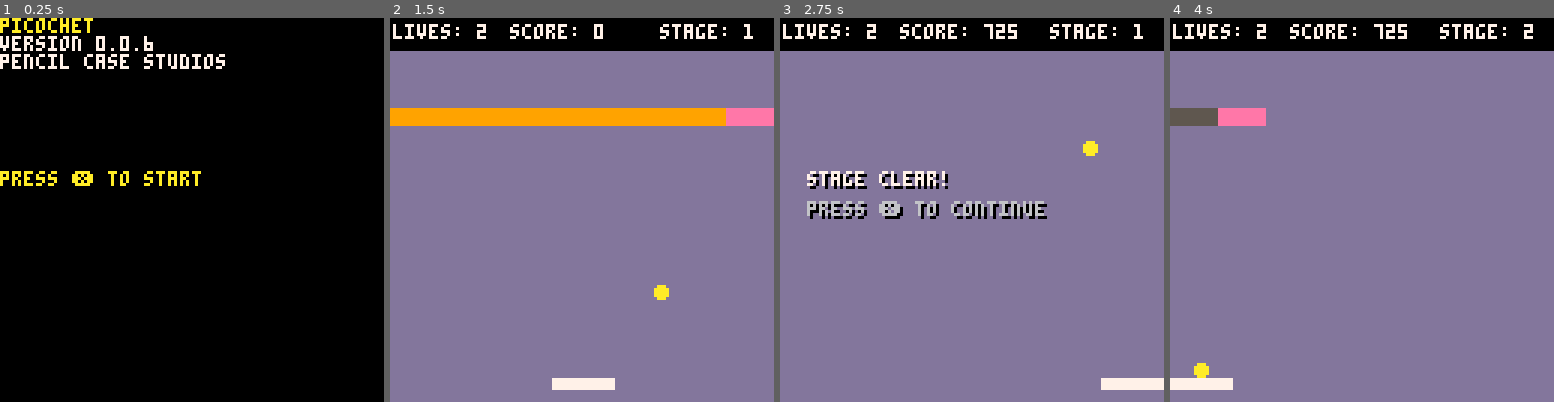
Above: before the commit, frames 1-4 (left to right).
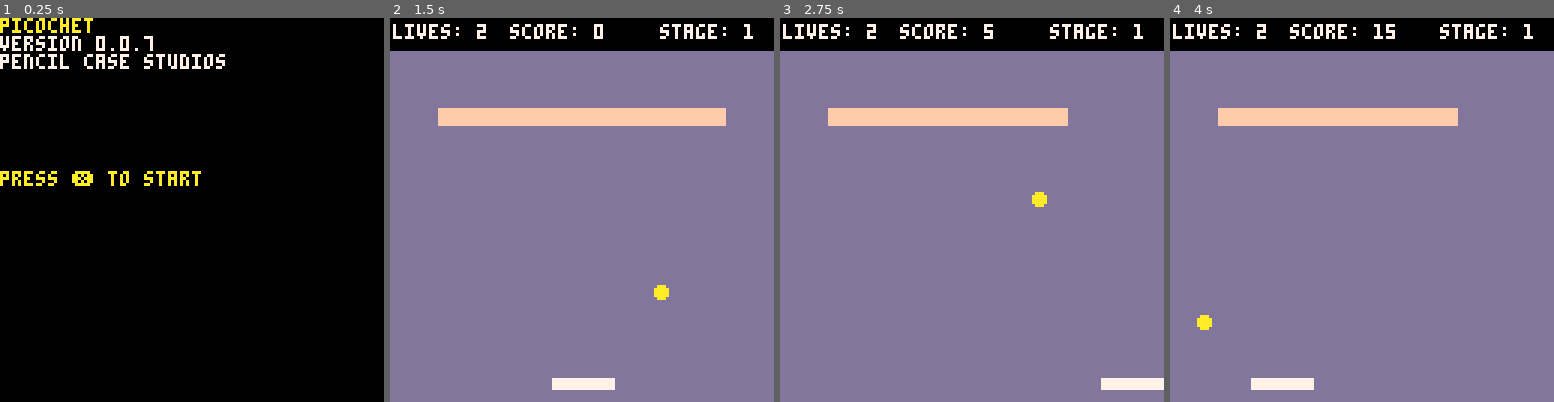
Above: after the commit, the same moments.

Repository: pencilcasestudios/picochet
Game: PICO-8 cartridge picochet.p8
Same seed, same stepped clock (60 frames per second), same inputs: the game is played once before the commit and once after it.
Inputs:
- Up to frame 1 (0.25 s): no input
- Up to frame 2 (1.5 s): tap X (X key) at 0.33, 1.07 s
- Up to frame 3 (2.75 s): hold Right 1.6-2.1 s; tap X (X key) at 1.85 s; hold Right from 2.47 s (still down)
- Up to frame 4 (4 s): tap X (X key) at 2.97 s; release Right at 3.03 s; hold Left 3.08-3.58 s

The runs differ from the first frame. In frame 1, less than 0.1% of the frame differs, in the area x 37-40%, y 4-9%; in frame 2, 4.7%; in frame 3, 6.2%, in the area x 7-83%, y 1-53%; in frame 4, 5.0%.

Commit message:
Simplify to three levels
I am still working on different types of bricks and powerups. That said,
it would be good to publish something at this stage.

This commit simplifies the game down to three levels so that not too
much time passes between itch.io updates.

Diff:
--- a/picochet.p8
+++ b/picochet.p8
@@ -17,7 +17,7 @@
 	debug = ""
 
 	-- game
-	game_version = "0.0.6"
+	game_version = "0.0.7"
 	game_developer = "pencil case studios"
 	game_mode = "start game"
 
@@ -85,23 +85,9 @@
 	--- 	"n" = one brick
 	--- 	"." = empty space
 	brick_patterns = {}
-	brick_patterns[1] = "eeeeeeem"
-	brick_patterns[2] = "im"
-	brick_patterns[3] = "iim"
-	brick_patterns[4] = "iiim"
-	brick_patterns[5] = "mmipme.m"
-			.. "mipme.mm"
-			.. "ipme.nnn"
-			.. "pme.mmmi"
-	brick_patterns[6] = "8/"
-			.. "nnnnnnnn/"
-			.. "n.nnnn.n/"
-			.. "nnnnnnnn/"
-			.. "nnn..nnn/"
-			.. "n.nnnn.n/"
-			.. "nn....nn/"
-			.. "nnnnnnnn/"
-			.. "8/"
+	brick_patterns[1] = ".nnnnnn."
+	brick_patterns[2] = ".mmmmmm."
+	brick_patterns[3] = ".imnnmi."
 end
 
 function shadowed_text(text, x, y, shadow_colour, text_colour)
